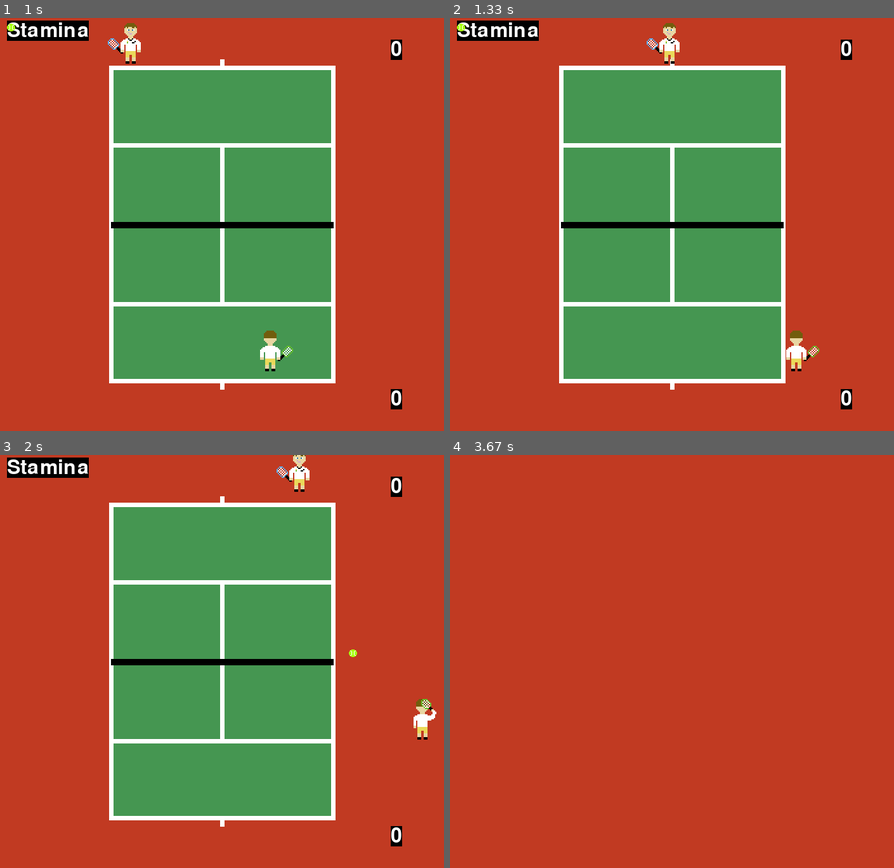
Above: before the commit, frames 1-4 (two rows, left to right).
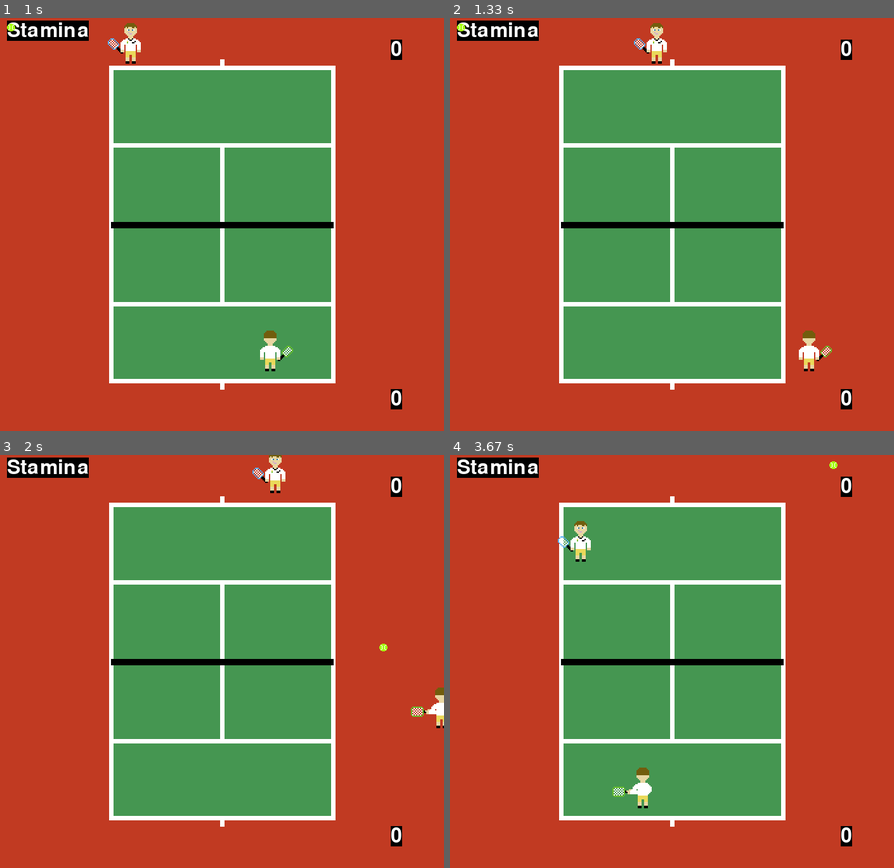
Above: after the commit, the same moments.

Repository: rafaelmcandeias/AASMA
Game: pygame game, started from Tennis_Game/tennis.py
The game is run twice, just before and just after one commit, with the same random seed, the same clock (stepped at 60 frames per second) and the same inputs.
Inputs:
- Up to frame 1 (1 s): tap Right Shift at 0.33 s; tap Esc at 0.67 s
- Up to frame 2 (1.33 s): hold Right from 1 s (still down); hold D from 1 s (still down)
- Up to frame 3 (2 s): release Right at 1.47 s; release D at 1.47 s; hold Up 1.5-1.8 s; hold W 1.5-1.8 s; tap . at 1.65 s; hold Right from 1.83 s (still down); hold D from 1.83 s (still down)
- Up to frame 4 (3.67 s): release Right at 2.3 s; release D at 2.3 s; hold Left 2.33-2.87 s; hold A 2.33-2.87 s; hold Down 2.9-3.2 s; hold S 2.9-3.2 s; tap . at 3.05 s; hold Left 3.23-3.63 s; hold A 3.23-3.63 s

Frame 1 is identical in both runs. In frame 2, 1.0% of the frame differs, in the area x 41-86%, y 1-86%; in frame 3, 1.1%; in frame 4, 40%, in the area x 1-91%, y 0-95%.

Commit message:
Scoreboard implemented, but only takes into account number of wins.

Diff:
--- a/Tennis_Game/lib.py
+++ b/Tennis_Game/lib.py
@@ -1,4 +1,5 @@
 import pygame
+import operator
 from sprites import Top_player, Bottom_player, Ball
 
 # Define some colors
@@ -60,7 +61,7 @@
             info = line.split(" ")
             name, speed, force, energy = info[0], info[1], info[2], info[3]
             # agents = {'Rodrigo':('Rodrigo', 4, 3, 4), ...}
-            agents[name] = (name, int(speed), int(force), float(energy))
+            agents[name] = (name, float(speed), float(force), float(energy))
     return agents
 
 
@@ -172,3 +173,16 @@
         all_sprites.draw(screen)
         pygame.display.update()
         clock.tick(60)
+
+    return top_player_score, bottom_player_score
+
+
+# Function to print the scoreboard from highest to lowest score
+def print_scoreboard(scores):
+    sorted_scores = sorted(scores.items(), key=operator.itemgetter(1), reverse=True)
+    print("===========================")
+    print("         SCOREBOARD        ")
+    print("===========================")
+    for name, score in sorted_scores:
+        print("||      " + name + ": " + str(score) + "      ||")
+    print("===========================")
--- a/Tennis_Game/tennis.py
+++ b/Tennis_Game/tennis.py
@@ -1,4 +1,4 @@
-from lib import pygame, create_screen, start_screen, read_file, create_objects, play
+from lib import pygame, create_screen, start_screen, read_file, create_objects, play, print_scoreboard
 
 # Main execution
 if __name__ == "__main__":
@@ -11,12 +11,31 @@
     start_screen(screen)
     # Read agent's information
     agents = read_file()
+    # Create scores dict
+    scores = {k:0 for k in agents.keys()}
     # All agents against each other
-    for name in set(agents.keys()):
-        for name2 in set(agents.keys()).difference(name):
+    print("\n\n===========================")
+    print("        GAME STARTED       ")
+    print("===========================\n")
+    for top_name in set(agents.keys()):
+        for bot_name in set(agents.keys()):
+            # An agent can not play against itself
+            if bot_name == top_name:
+                continue
+
+            print(top_name + " vs " + bot_name)
             # Creates agents and ball
-            top_player, bottom_player, ball, all_sprites = create_objects(agents, name, name2)
+            top_player, bottom_player, ball, all_sprites = create_objects(agents, top_name, bot_name)
             # Executes game
-            play(screen, top_player, bottom_player, ball, all_sprites)
+            top_score, bot_score = play(screen, top_player, bottom_player, ball, all_sprites)
+            print(top_name + ": " + str(top_score) + " / " + bot_name + ": " + str(bot_score) + "\n")
+
+            # Updates score dictionaire
+            if top_score > bot_score:
+                scores[top_name] += 1
+            elif bot_score > top_score:
+                scores[bot_name] += 1
+
+    print_scoreboard(scores)
     # End game
     pygame.quit()
